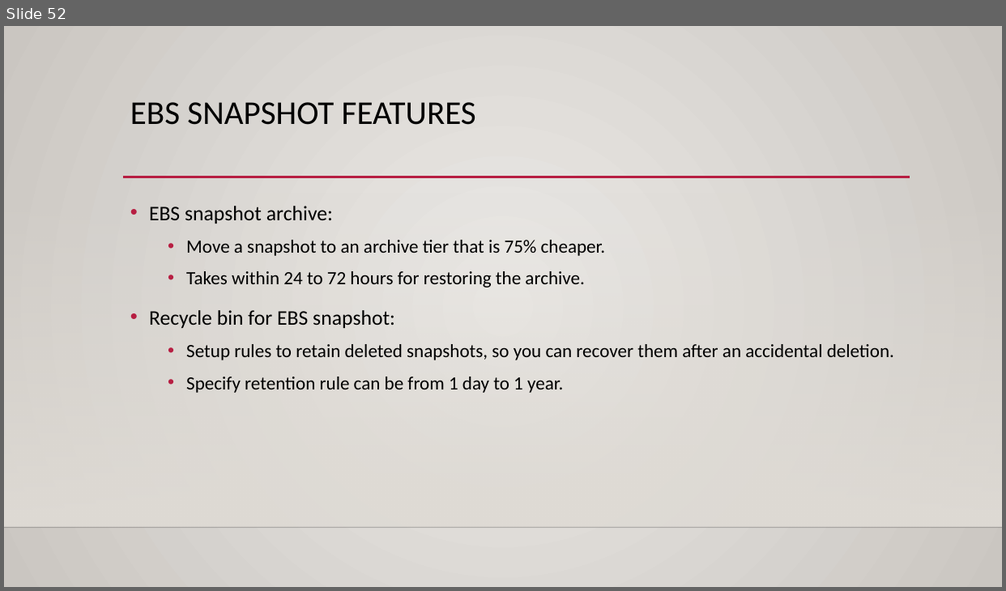
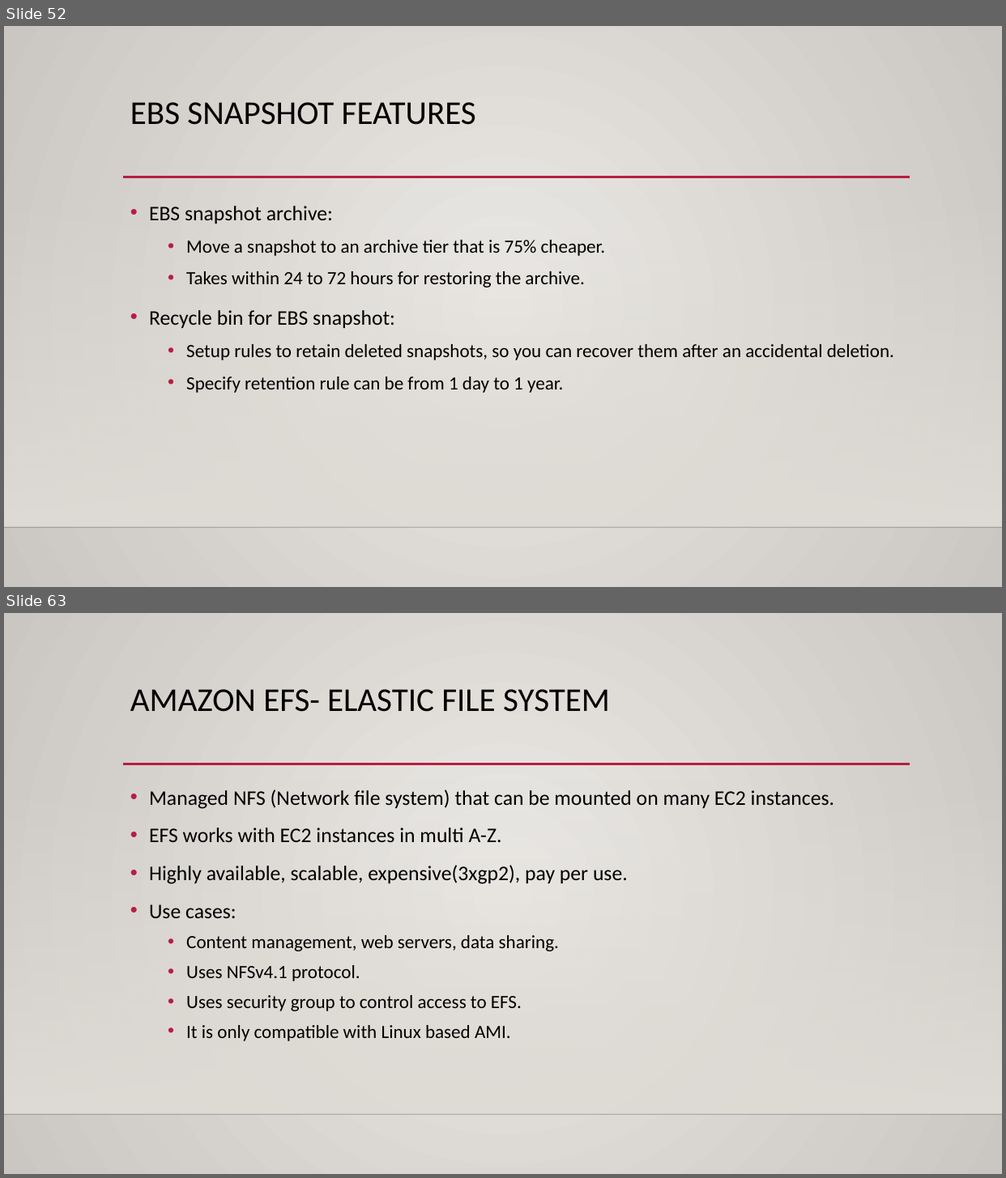
Before and after one commit to kushalnaidu007/AWS-Solution-Architect, a slide deck: AWS-SAA.pptx. Shown one above the other, each under a label of ours: slide 52 before the commit, slides 52 and 63 after it; the slides between them are not shown. The pictures are 1006x591 and 1006x1178 pixels, drawn with LibreOffice and Linux fonts; fonts in the diff are those of the drawing; background and template pictures are left out. Boxes give left, top, right and bottom in pixels: in the first picture for what was removed or moved away, otherwise in the second. Text is boxed around its words. In the diff, an @@ line names an element or a change of style, - is before the commit and + after.

```diff
--- a/AWS-SAA.pptx
+++ b/AWS-SAA.pptx
@@ slide 63 added at <box>4,613,1002,1174</box>, background gradient #ECEAE7 to #CAC7C1; not listed: 3 template elements that a slide beside it also shows @@
@@ title added at <box>130,689,610,712</box>, 32 pt, text #000000 @@
+AMAZON EFS- ELASTIC FILE SYSTEM
@@ text added at <box>149,790,834,1041</box>, 20 pt, text #000000 @@
+• Managed NFS (Network file system) that can be mounted on many EC2 instances.
+• EFS works with EC2 instances in multi A-Z.
+• Highly available, scalable, expensive(3xgp2), pay per use.
+• Use cases:
+  • Content management, web servers, data sharing.
+  • Uses NFSv4.1 protocol.
+  • Uses security group to control access to EFS.
+  • It is only compatible with Linux based AMI.
```
Also in this commit, not shown: 26 other slides added.
